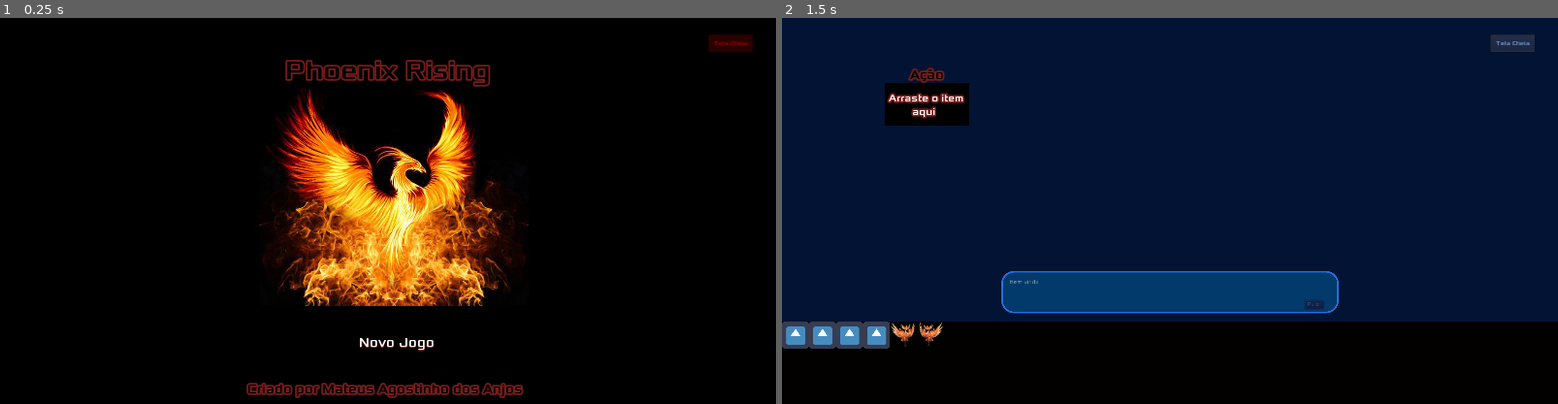
Above: before the commit, frames 1-2 (left to right).
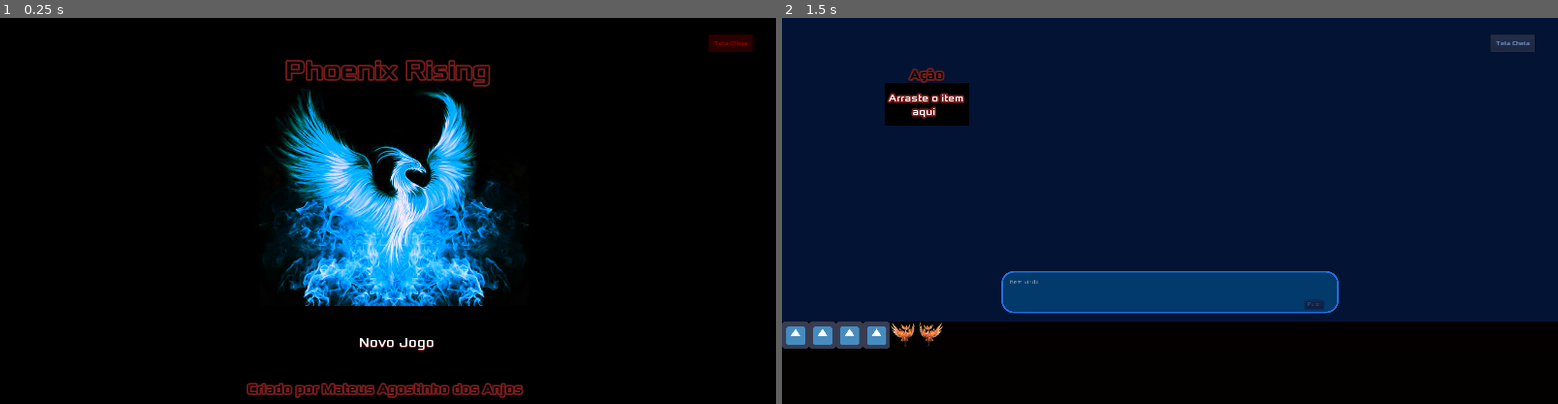
Above: after the commit, the same moments.

Repository: MateusdosAnjos/MAC0499
Game: Godot game, scene res://TelaInicial/TitleScreen.tscn
The game is run twice, just before and just after one commit, with the same random seed, the same clock (stepped at 60 frames per second) and the same inputs.
Inputs:
- Up to frame 1 (0.25 s): no input
- Up to frame 2 (1.5 s): click "Novo Jogo" at 0.5 s; click "Novo Jogo" at 1.25 s

The runs differ from the first frame. In frame 1, 11% of the frame differs, in the area x 33-69%, y 18-75%; in frame 2, nothing differs.

Commit message:
Modelado BluePhoenixLogo

Diff:
--- a/Phoenix Rising/TelaInicial/TitleScreen.tscn
+++ b/Phoenix Rising/TelaInicial/TitleScreen.tscn
@@ -1,7 +1,7 @@
 [gd_scene load_steps=9 format=2]
 
 [ext_resource path="res://TelaInicial/TitleScreen.gd" type="Script" id=1]
-[ext_resource path="res://Acessorios/art/PhoenixLogo.png" type="Texture" id=2]
+[ext_resource path="res://Acessorios/art/BluePhoenixLogo.png" type="Texture" id=2]
 [ext_resource path="res://TelaInicial/FullScreen.tscn" type="PackedScene" id=3]
 [ext_resource path="res://acessorios/fonts/Xolonium-Regular.ttf" type="DynamicFontData" id=4]
 [ext_resource path="res://Acessorios/fonts/Xolonium-Regular.ttf" type="DynamicFontData" id=5]
Binary file added: Phoenix Rising/Acessorios/art/BluePhoenixLogo.png
Not shown, added: Phoenix Rising/Acessorios/art/BluePhoenixLogo.png.import
Not shown: 1 places in Phoenix Rising/itensDoJogo/Invertory.tscn that only renumber resources
